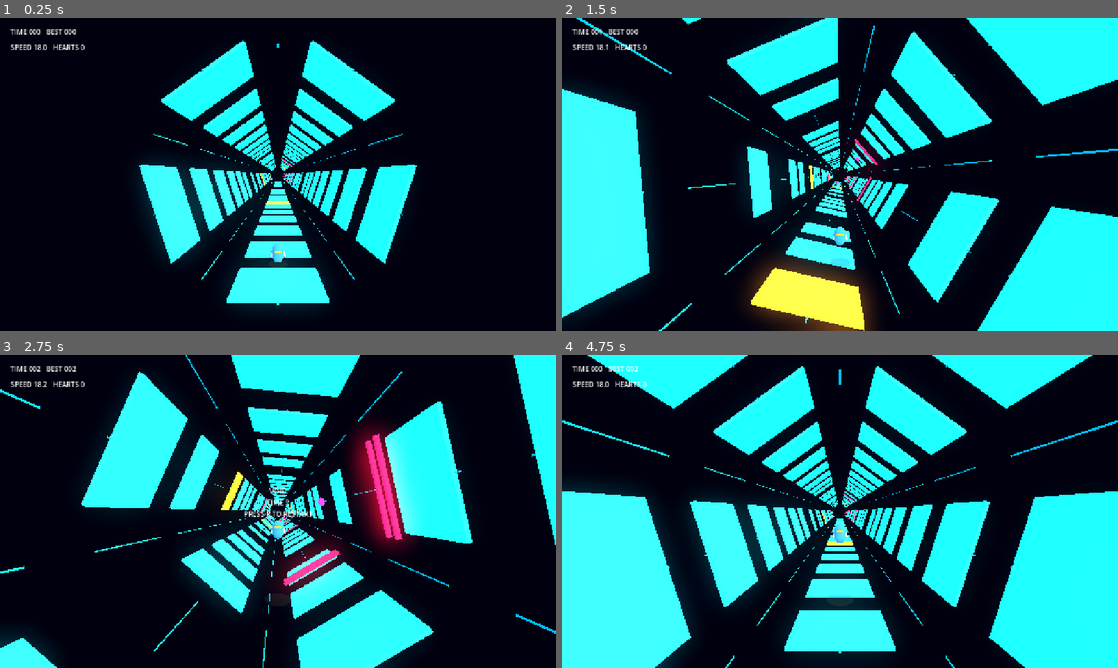
Above: before the commit, frames 1-4 (two rows, left to right).
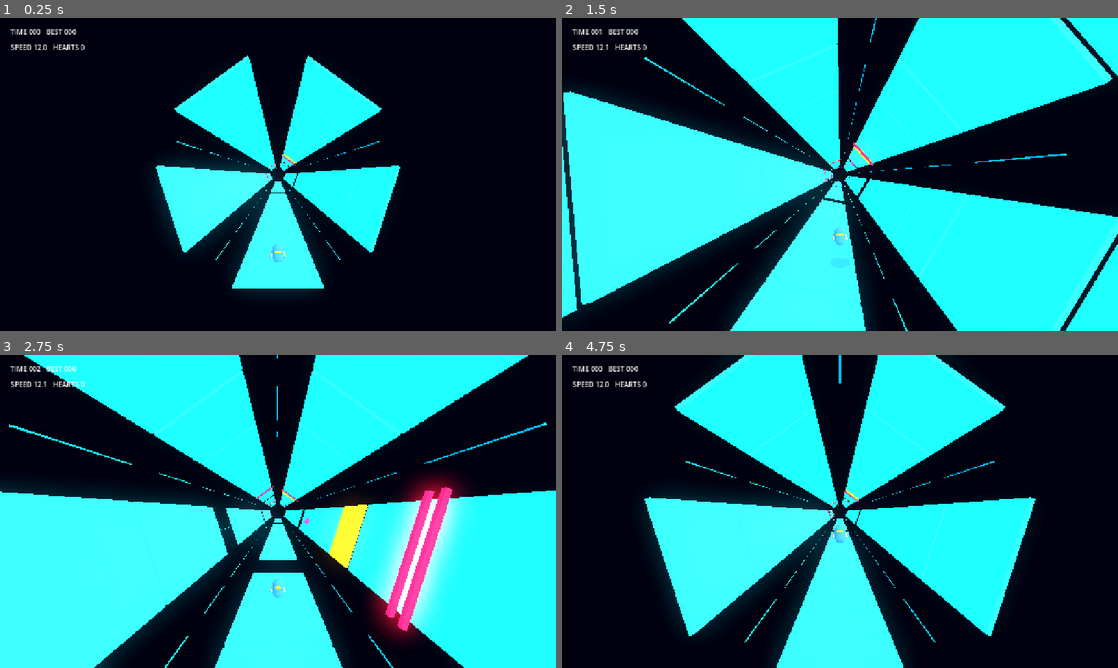
Above: after the commit, the same moments.

Repository: jeoungan/Project_1
Game: Godot game, scene res://scenes/main/ElectronDashGame.tscn
Same seed, same stepped clock (60 frames per second), same inputs: the game is played once before the commit and once after it.
Inputs:
- Up to frame 1 (0.25 s): no input
- Up to frame 2 (1.5 s): hold D (move_right) 0.53-1.28 s; hold Space (jump) 0.53-1.28 s; hold A (move_left) from 1.28 s (still down); tap Space (jump) at 1.35 s
- Up to frame 3 (2.75 s): tap Space (jump) at 1.52, 1.82 s; release A (move_left) at 2.03 s; hold D (move_right) from 2.03 s (still down); hold Space (jump) from 2.03 s (still down)
- Up to frame 4 (4.75 s): tap R (restart) at 2.75, 4.25 s; release D (move_right) at 2.78 s; release Space (jump) at 2.78 s; hold W 2.78-3.53 s; tap Space (jump) at 2.85, 3.02, 3.32, 4.35, 4.52 s; hold Space (jump) 3.53-4.28 s; hold A (move_left) from 3.53 s (still down)

The runs differ from the first frame. In frame 1, 8.9% of the frame differs, in the area x 6-75%, y 7-92%; in frame 2, 31%; in frame 3, 74%, in the area x 0-100%, y 0-100%; in frame 4, 45%.

Commit message:
fix: slow runner and keep normal road connected

Diff:
--- a/scripts/electron_dash/electron_dash_game.gd
+++ b/scripts/electron_dash/electron_dash_game.gd
@@ -299,7 +299,7 @@
 	return max(2.2, TAU * tunnel_radius / float(lane_count) * scale_factor)
 
 func _tile_depth(is_unstable: bool) -> float:
-	return segment_depth * (0.54 if is_unstable else 0.60)
+	return segment_depth * (0.86 if is_unstable else 0.96)
 
 func _configure_world() -> void:
 	var environment := Environment.new()
--- a/scripts/electron_dash/electron_dash_rules.gd
+++ b/scripts/electron_dash/electron_dash_rules.gd
@@ -47,7 +47,7 @@
 	return false
 
 static func speed_for_distance(distance: float) -> float:
-	return 18.0 + min(distance / 220.0, 18.0)
+	return 12.0 + min(distance / 320.0, 10.0)
 
 static func make_segment(index: int, lane_count: int = LANE_COUNT) -> Dictionary:
 	var floors: Array = []
@@ -61,15 +61,17 @@
 		hearts.append(false)
 
 	if index >= SAFE_START_SEGMENTS:
-		var gap_lane := positive_mod(index * 2 + 2, lane_count)
-		floors[gap_lane] = false
-		if index % 4 == 0:
-			floors[wrap_lane(gap_lane, 1, lane_count)] = false
 		if index % 5 == 0:
+			var jump_index: int = int(index / 5)
+			var gap_lane := positive_mod(jump_index * 2 + 1, lane_count)
+			floors[gap_lane] = false
+			if index % 10 == 0:
+				floors[wrap_lane(gap_lane, 1, lane_count)] = false
+		if index % 7 == 0:
 			lasers[positive_mod(index * 3 + 1, lane_count)] = true
+		if index % 13 == 0:
+			lasers[positive_mod(index * 3 + 5, lane_count)] = true
 		if index % 9 == 0:
-			lasers[positive_mod(index * 3 + 5, lane_count)] = true
-		if index % 3 == 0:
 			var unstable_lane := positive_mod(index * 4 + 1, lane_count)
 			if bool(floors[unstable_lane]) and not bool(lasers[unstable_lane]):
 				unstable[unstable_lane] = true
--- a/scripts/tests/test_electron_dash_game_behavior.gd
+++ b/scripts/tests/test_electron_dash_game_behavior.gd
@@ -20,7 +20,7 @@
 		return
 	if not _check(game.segment_depth >= 3.2, "rows are spaced far enough to read gaps"):
 		return
-	if not _check(game._tile_depth(false) <= game.segment_depth * 0.65, "jump gaps stay visually wide"):
+	if not _check(game._tile_depth(false) >= game.segment_depth * 0.92, "ordinary road tiles connect into a continuous path"):
 		return
 	if not _check(game.lane_turn_speed <= 9.0, "lane rotation is eased instead of snapping"):
 		return
--- a/scripts/tests/test_electron_dash_rules.gd
+++ b/scripts/tests/test_electron_dash_rules.gd
@@ -31,9 +31,16 @@
 	if not _check(default_segment["hearts"].size() == 5, "default segment has five heart lanes"):
 		return
 
-	var five_lane_gap_a: Array = Rules.make_segment(6, 5)["floors"]
-	var five_lane_gap_b: Array = Rules.make_segment(7, 5)["floors"]
+	var five_lane_gap_a: Array = Rules.make_segment(10, 5)["floors"]
+	var five_lane_gap_b: Array = Rules.make_segment(15, 5)["floors"]
 	if not _check(five_lane_gap_a.find(false) != five_lane_gap_b.find(false), "five-panel gaps vary by segment"):
+		return
+
+	var continuous_segment: Dictionary = Rules.make_segment(Rules.SAFE_START_SEGMENTS + 1, 5)
+	if not _check(continuous_segment["floors"].find(false) == -1, "non-jump segments keep the road continuous"):
+		return
+	var jump_gap_segment: Dictionary = Rules.make_segment(10, 5)
+	if not _check(jump_gap_segment["floors"].find(false) >= 0, "jump-gap segments still create a visible hole"):
 		return
 
 	var heart_segment := Rules.make_segment(11, 5)
@@ -68,6 +75,8 @@
 		return
 	if not _check(Rules.speed_for_distance(1000.0) > Rules.speed_for_distance(0.0), "speed rises with distance"):
 		return
+	if not _check(Rules.speed_for_distance(0.0) <= 13.0, "starting speed is slower and readable"):
+		return
 
 	print("test_electron_dash_rules passed")
 	quit(0)
Not shown, changed: README.md
